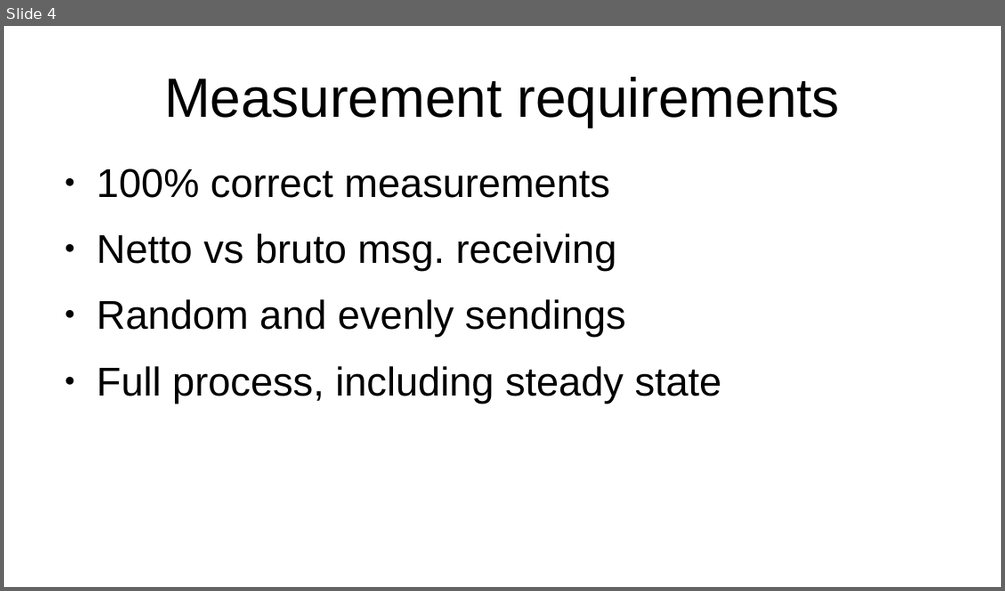
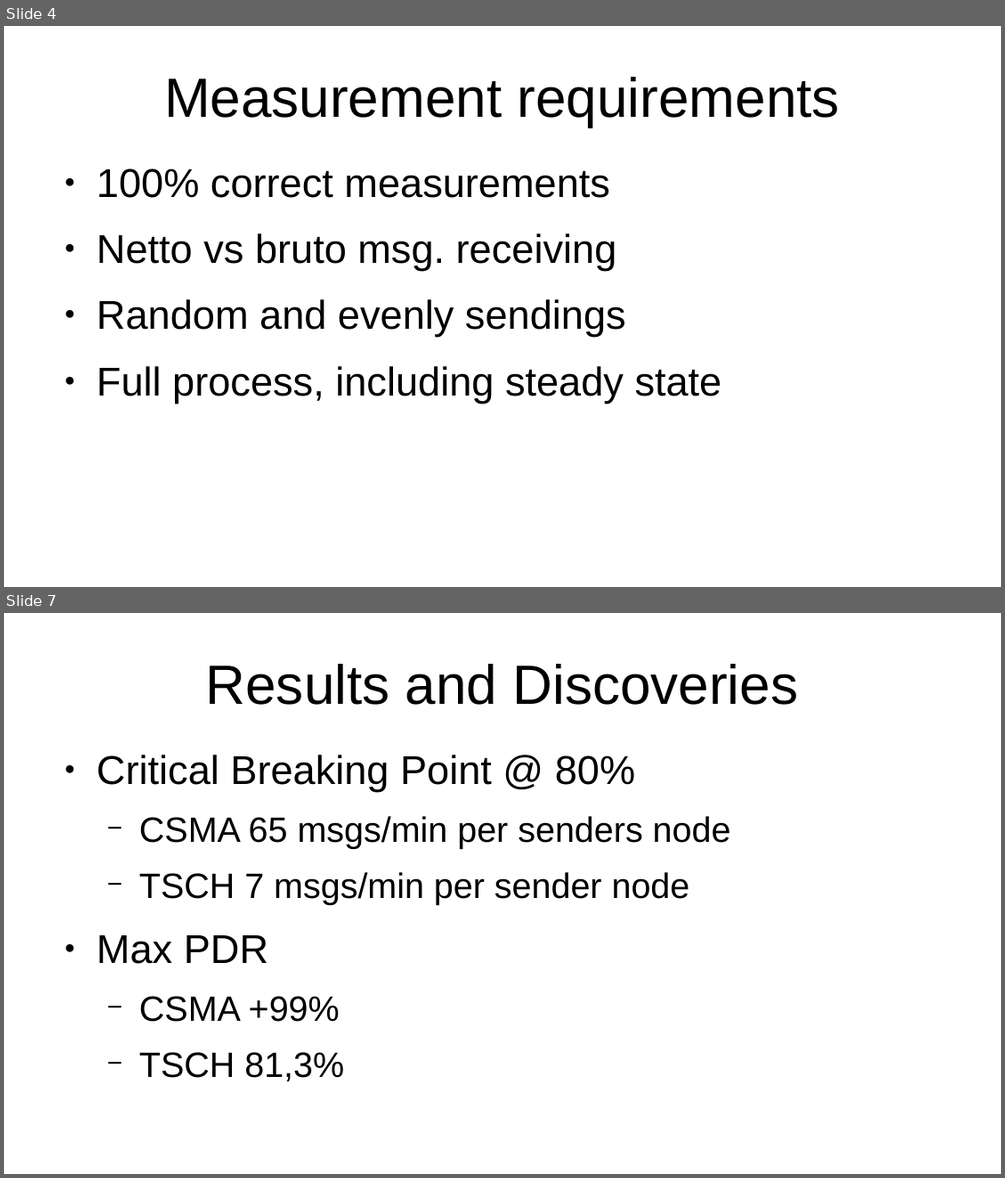
Before and after one commit to mdequanter/2024_2025_Project_MPA, a slide deck: presentation/presentation.odp. Shown one above the other, each under a label of ours: slide 4 before the commit, slides 4 and 7 after it; the slides between them are not shown. The pictures are 1005x591 and 1005x1178 pixels, drawn with LibreOffice and Linux fonts; fonts in the diff are those of the drawing. Boxes give left, top, right and bottom in pixels: in the first picture for what was removed or moved away, otherwise in the second. Text is boxed around its words. In the diff, an @@ line names an element or a change of style, - is before the commit and + after.

```diff
--- a/presentation/presentation.odp
+++ b/presentation/presentation.odp
@@ slide 7 added at [4,613,1001,1174], background #FFFFFF @@
@@ title added at [206,664,798,705], 44 pt, text #000000 @@
+Results and Discoveries
@@ text added at [97,755,731,1081], 28 pt, text #000000 @@
+● Critical Breaking Point @ 80%
+  − CSMA 65 msgs/min per senders node
+  − TSCH 7 msgs/min per sender node
+● Max PDR
+  − CSMA +99%
+  − TSCH 81,3%
```
Also in this commit, not shown: 2 slides changed, 1 other slide added, 1 slide removed, 4 other files.
